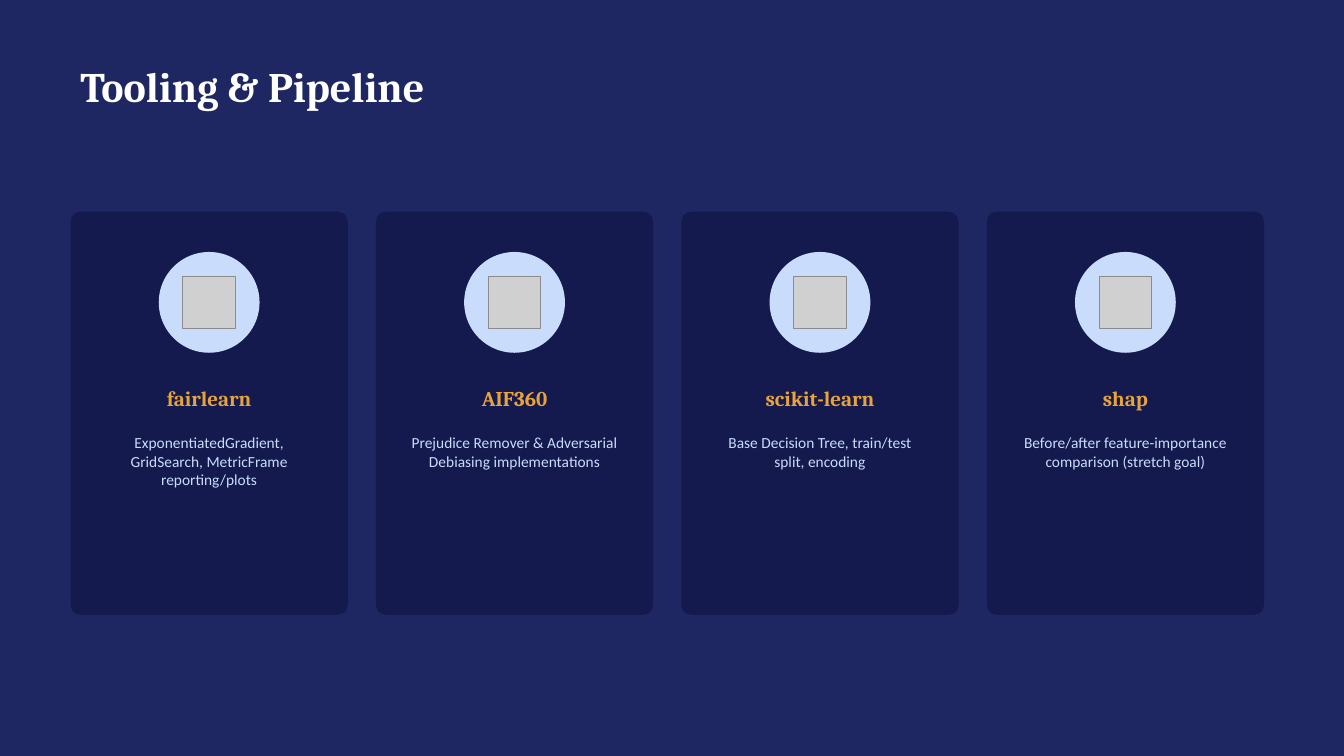
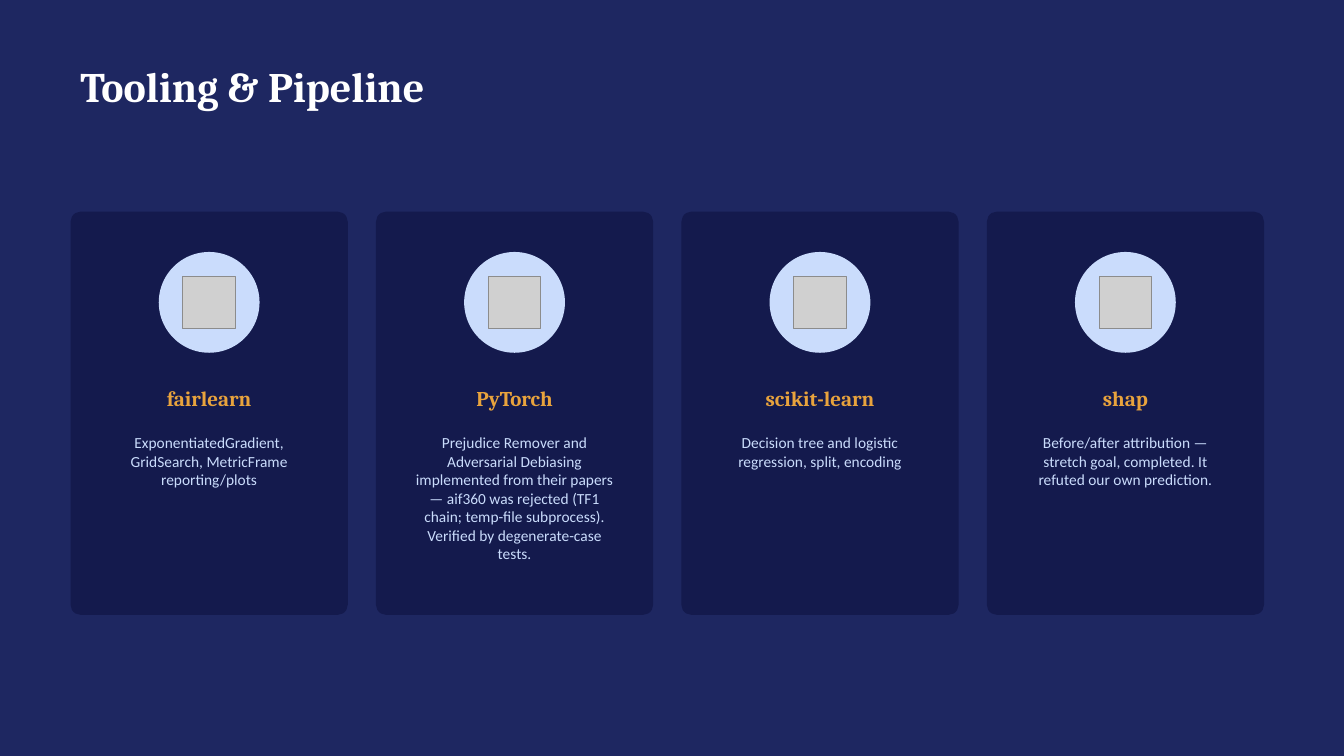
Before and after one commit to Dheirav/who-pays-for-fairness, a slide deck: slide 11 of bias_mitigation_plan.pptx. Drawn at 1344x756 pixels with LibreOffice and Linux fonts; fonts in the diff are those of the drawing; grey boxes stand for pictures. Boxes give left, top, right and bottom in pixels: in the first picture for what was removed or moved away, otherwise in the second. Text is boxed around its words. In the diff, an @@ line names an element or a change of style, - is before the commit and + after.

Commit message:
Upgrade deck to a results deck, add PDF report, multi-seed SHAP
Deck (12 -> 20 slides). Four factual problems fixed, each of which would have
been wrong in front of an audience:

* slides 3 and 12 carried charts captioned "Synthetic values for illustration"
  and "Illustrative shape only" -- both now plot real results. Slide 3 gains a
  second series so it shows what one series could not: the model's predicted
  gap is wider than the gap in the data it learned from.
* slide 11 credited aif360 for Prejudice Remover and Adversarial Debiasing.
  Both were implemented from their papers; the slide gave away the project's
  most substantial engineering.
* slide 5 claimed the model "is free to pick up a". It is not -- sex is not in
  the feature matrix. It reaches proxies, which is the sharper claim.
* the deck had no results at all. Eight slides added.

Both deliverables read every number from results/ at build time, so neither can
drift from the experiments the way hand-copied figures do.

New: scripts/build_deck.py, scripts/build_report.py, bias_mitigation_report.pdf
(10 pages, figures embedded, built with reportlab -- no markdown toolchain is
available in this environment).

Multi-seed SHAP, and a bug it exposed:

* run_shap wrote to one shared filename, so each seed silently overwrote the
  last and anything reading the result quoted whichever seed finished last.
  Now per-seed files plus an aggregator (--aggregate-only recombines without
  refitting).
* 5 seeds strengthen the finding rather than dissolving it. ExpGrad-DP raises
  proxy reliance 7.6% +/- 2.3, and its attribution to `relationship` by 151%
  with no overlap between the baseline and mitigated distributions in any seed.
* The mechanism is now precise: the constrained models move attribution OFF
  marital-status (max 89.5% sex-informative) ONTO relationship, whose
  Husband/Wife levels determine sex with certainty for 45.9% of the dataset.
  They do not stop using proxies; they relocate onto the best one.

Also fixed: the Pareto figure's three direct labels shared one hard-coded
offset, so they overprinted each other and the markers they annotate. That
figure appears in both deliverables.

```diff
--- a/bias_mitigation_plan.pptx
+++ b/bias_mitigation_plan.pptx
@@ text at box(476, 391, 552, 411): text changed @@
-AIF360
+PyTorch
@@ text at box(416, 437, 612, 559): text changed @@
-Prejudice Remover & Adversarial Debiasing implementations
+Prejudice Remover and Adversarial Debiasing implemented from their papers — aif360 was rejected (TF1 chain; temp-file subprocess). Verified by degenerate-case tests.
@@ text at box(738, 437, 901, 470): text changed @@
-Base Decision Tree, train/test split, encoding
+Decision tree and logistic regression, split, encoding
@@ text at box(1039, 437, 1212, 488): text changed @@
-Before/after feature-importance comparison (stretch goal)
+Before/after attribution — stretch goal, completed. It refuted our own prediction.
```
Also in this commit, not shown: 3 other slides changed, 8 slides added, 26 other files.
